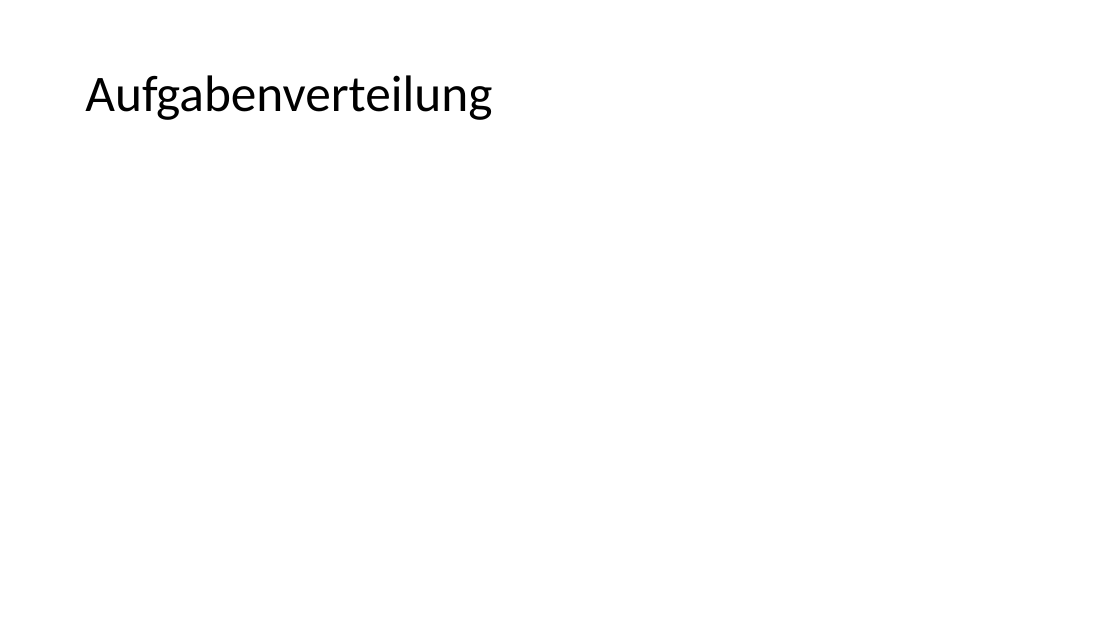
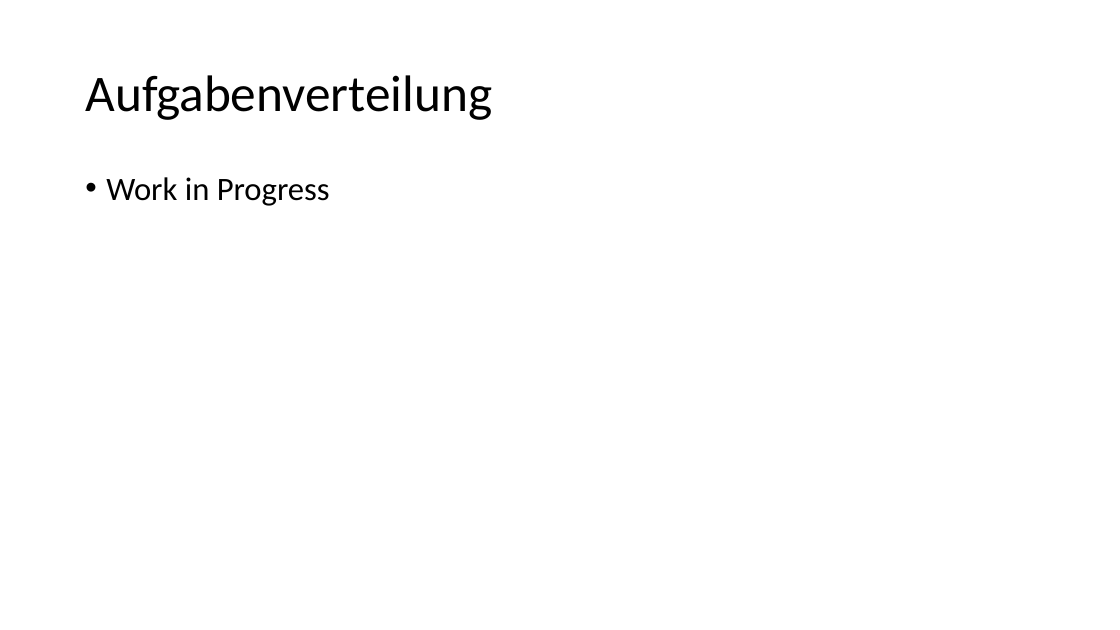
Before and after one commit to fdai3905/GDV2015, a slide deck: slide 5 of Planung/GDV- Das Projekt.pptx. Drawn at 1120x630 pixels with LibreOffice and Linux fonts; fonts in the diff are those of the drawing; background and template pictures are left out. Boxes give left, top, right and bottom in pixels: in the first picture for what was removed or moved away, otherwise in the second. Text is boxed around its words. In the diff, an @@ line names an element or a change of style, - is before the commit and + after.

```diff
--- a/Planung/GDV- Das Projekt.pptx
+++ b/Planung/GDV- Das Projekt.pptx
@@ text added at <box>106,177,330,206</box>, 28 pt, text #000000 @@
+• Work in Progress
```
Also in this commit, not shown: 2 other slides changed, 4 slides added, 2 slides removed.
